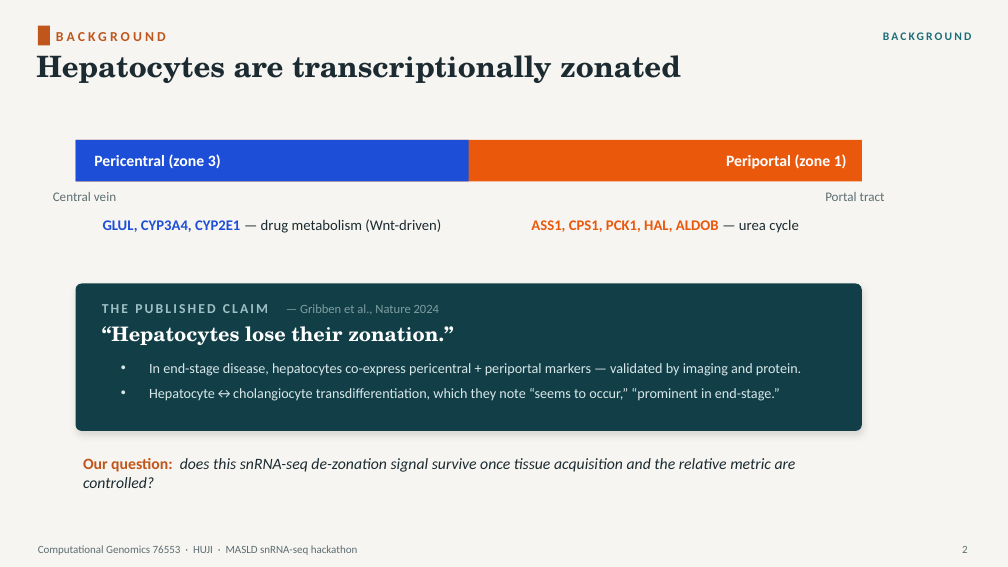
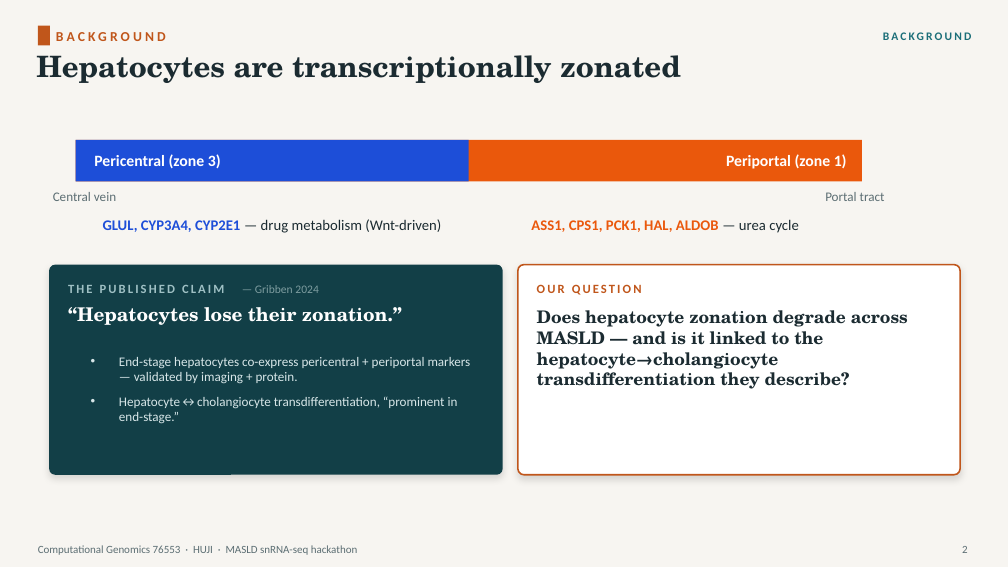
Before and after one commit to roeetekoah/liver-zonation, a slide deck: slide 2 of presentation/MASLD_zonation.pptx. Drawn at 1008x567 pixels with LibreOffice and Linux fonts; fonts in the diff are those of the drawing. Boxes give left, top, right and bottom in pixels: in the first picture for what was removed or moved away, otherwise in the second. Text is boxed around its words. In the diff, an @@ line names an element or a change of style, - is before the commit and + after.

```diff
--- a/presentation/MASLD_zonation.pptx
+++ b/presentation/MASLD_zonation.pptx
@@ rounded rectangle: place and size @@
-rounded rectangle at <box>76,284,862,431</box>
+rounded rectangle at <box>49,265,503,475</box>
@@ rounded rectangle at <box>49,265,503,475</box>: proportions changed @@
@@ rounded rectangle added at <box>518,265,960,475</box>, fill #FFFFFF, outline #C0561B 1.5 pt @@
@@ text at <box>68,285,318,293</box>: text changed; text colour #7E9DA0 to #9FC0C4; bold on @@
-THE PUBLISHED CLAIM — Gribben et al., Nature 2024
+THE PUBLISHED CLAIM — Gribben 2024
@@ text added at <box>537,284,642,295</box>, 12 pt, text #C0561B, bold @@
+OUR QUESTION
@@ text "“Hepatocytes lose their zonation.”": place and size @@
-text "“Hepatocytes lose their zonation.”" at <box>102,326,453,345</box>
+text "“Hepatocytes lose their zonation.”" at <box>68,307,402,325</box>
@@ text "“Hepatocytes lose their zonation.”" at <box>68,307,402,325</box>: size 19 to 18 pt @@
@@ text added at <box>537,310,908,389</box>, 16.5 pt, text #1B2B31, bold @@
+Does hepatocyte zonation degrade across MASLD — and is it linked to the hepatocyte→cholangiocyte transdifferentiation they describe?
@@ text at <box>119,357,471,424</box>: text changed; size 13.5 to 12.5 pt @@
-• In end-stage disease, hepatocytes co-express pericentral + periportal markers — validated by imaging and protein.
-• Hepatocyte↔cholangiocyte transdifferentiation, which they note “seems to occur,” “prominent in end-stage.”
+• End-stage hepatocytes co-express pericentral + periportal markers — validated by imaging + protein.
+• Hepatocyte↔cholangiocyte transdifferentiation, “prominent in end-stage.”
@@ text removed at <box>83,458,796,488</box> @@
-Our question: does this snRNA-seq de-zonation signal survive once tissue acquisition and the relative metric are controlled?
```
Also in this commit, not shown: 15 other slides changed, 2 slides added, 3 slides removed, 2 other files.
